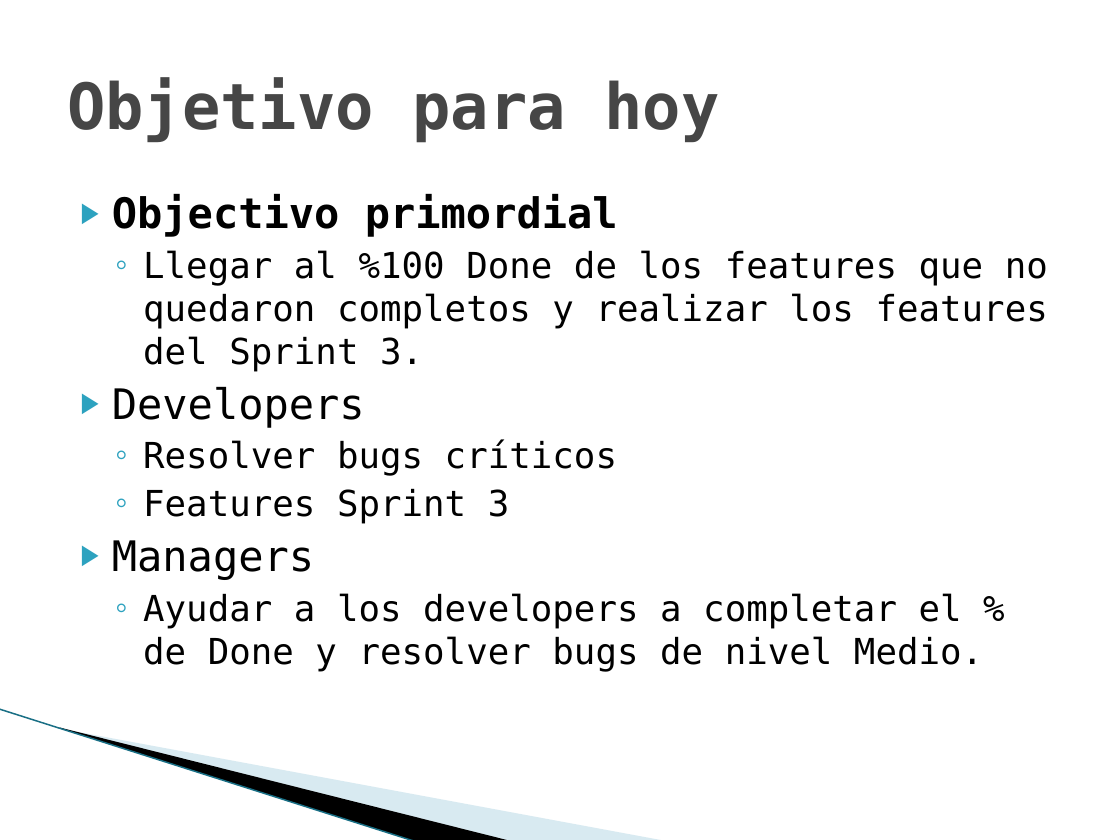
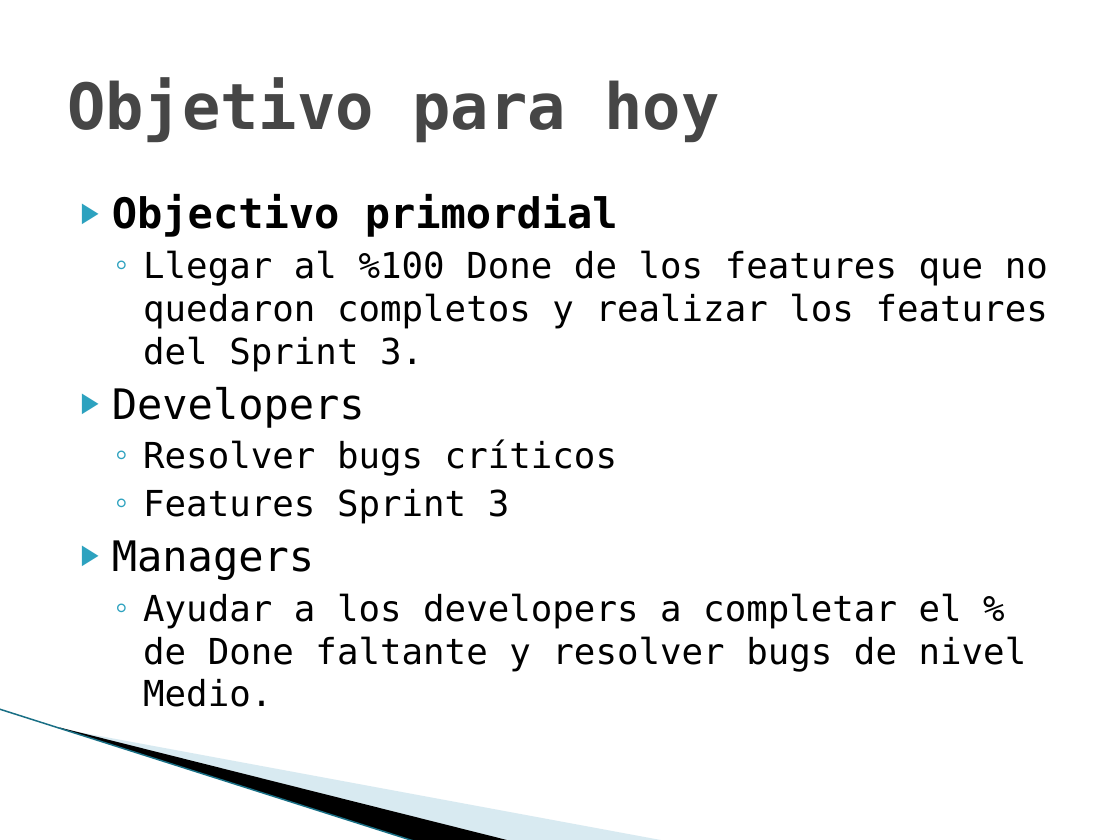
Before and after one commit to googlecode-mirror/qnet-ua2011, a slide deck: slide 5 of Gestion/17.10.11/Executive Managment Summary.pptx. Drawn at 1120x840 pixels with LibreOffice and Linux fonts; fonts in the diff are those of the drawing; background and template pictures are left out. Boxes give left, top, right and bottom in pixels: in the first picture for what was removed or moved away, otherwise in the second. Text is boxed around its words. In the diff, an @@ line names an element or a change of style, - is before the commit and + after.

```diff
--- a/Gestion/17.10.11/Executive Managment Summary.pptx
+++ b/Gestion/17.10.11/Executive Managment Summary.pptx
@@ text at <box>143,593,1027,707</box>: text changed @@
-  ◦ Ayudar a los developers a completar el % de Done y resolver bugs de nivel Medio.
+  ◦ Ayudar a los developers a completar el % de Done faltante y resolver bugs de nivel Medio.
```
Also in this commit, not shown: 1 other slide changed.
